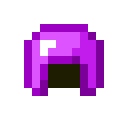
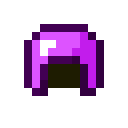
Revision of a layered 128x128 image; what changed, layer by layer:
painted on "nether_helmet.png" over [24, 24, 104, 96]
